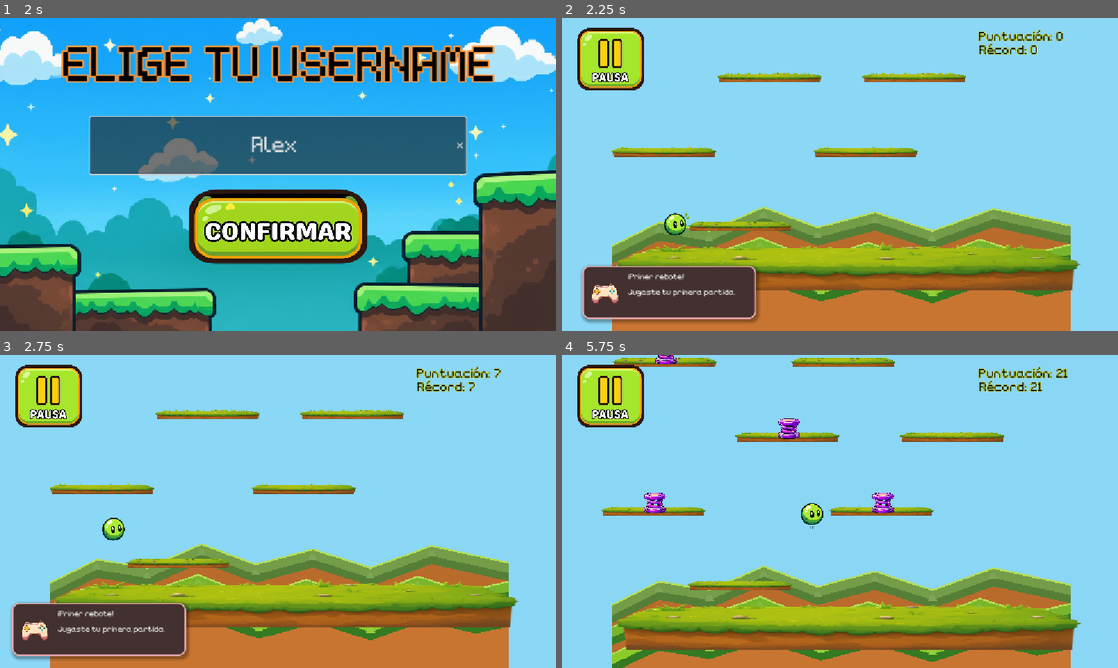
Above: before the commit, frames 1-4 (two rows, left to right).
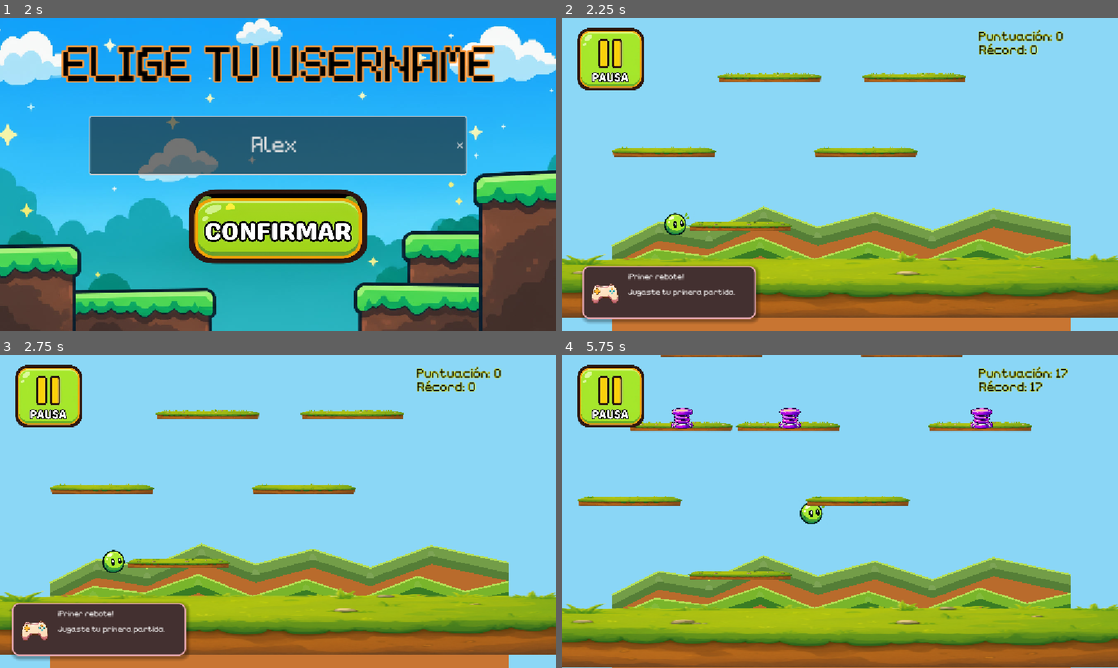
Above: after the commit, the same moments.

Repository: Miranda-511/Bounce-Up-
Game: Godot game, scene res://escenas/menu.tscn
Same seed, same stepped clock (60 frames per second), same inputs: the game is played once before the commit and once after it.
Inputs (mouse positions are in pixels of both pictures, inside the frame that each line leads up to):
- Up to frame 1 (2 s): click (278, 187) at 0.5 s; click (278, 146) at 1.27 s; type "Alex" at 1.35 s
- Up to frame 2 (2.25 s): click (840, 227) at 2 s
- Up to frame 3 (2.75 s): no input
- Up to frame 4 (5.75 s): click (612, 395) at 2.75 s; click (684, 395) at 3.5 s; click (840, 524) at 4.25 s; hold Right (ui_right) from 5.03 s (still down)

Frame 1 is identical in both runs. In frame 2, 15% of the frame differs, in the area x 0-100%, y 71-96%; in frame 3, 15%; in frame 4, 31%, in the area x 0-100%, y 0-100%.

Commit message:
corrección de prop del piso

Diff:
--- a/escenas/floor.tscn
+++ b/escenas/floor.tscn
@@ -3,17 +3,17 @@
 [ext_resource type="Texture2D" uid="uid://c4em6uue70vr" path="res://assets/floor v2.png" id="1_qm5f7"]
 
 [sub_resource type="RectangleShape2D" id="RectangleShape2D_eaw6l"]
-size = Vector2(1156, 71.5)
+size = Vector2(1900, 95)
 
 [node name="floor" type="Node2D" unique_id=1799524660]
 
 [node name="Sprite2D" type="Sprite2D" parent="." unique_id=974689065]
-position = Vector2(593, 598.75)
-scale = Vector2(2.5170155, 0.68906224)
+position = Vector2(593, 650)
+scale = Vector2(3.85, 0.95)
 texture = ExtResource("1_qm5f7")
 
 [node name="StaticBody2D" type="StaticBody2D" parent="." unique_id=1078611672]
 
 [node name="CollisionShape2D" type="CollisionShape2D" parent="StaticBody2D" unique_id=2048186363]
-position = Vector2(576, 611)
+position = Vector2(576, 663)
 shape = SubResource("RectangleShape2D_eaw6l")
